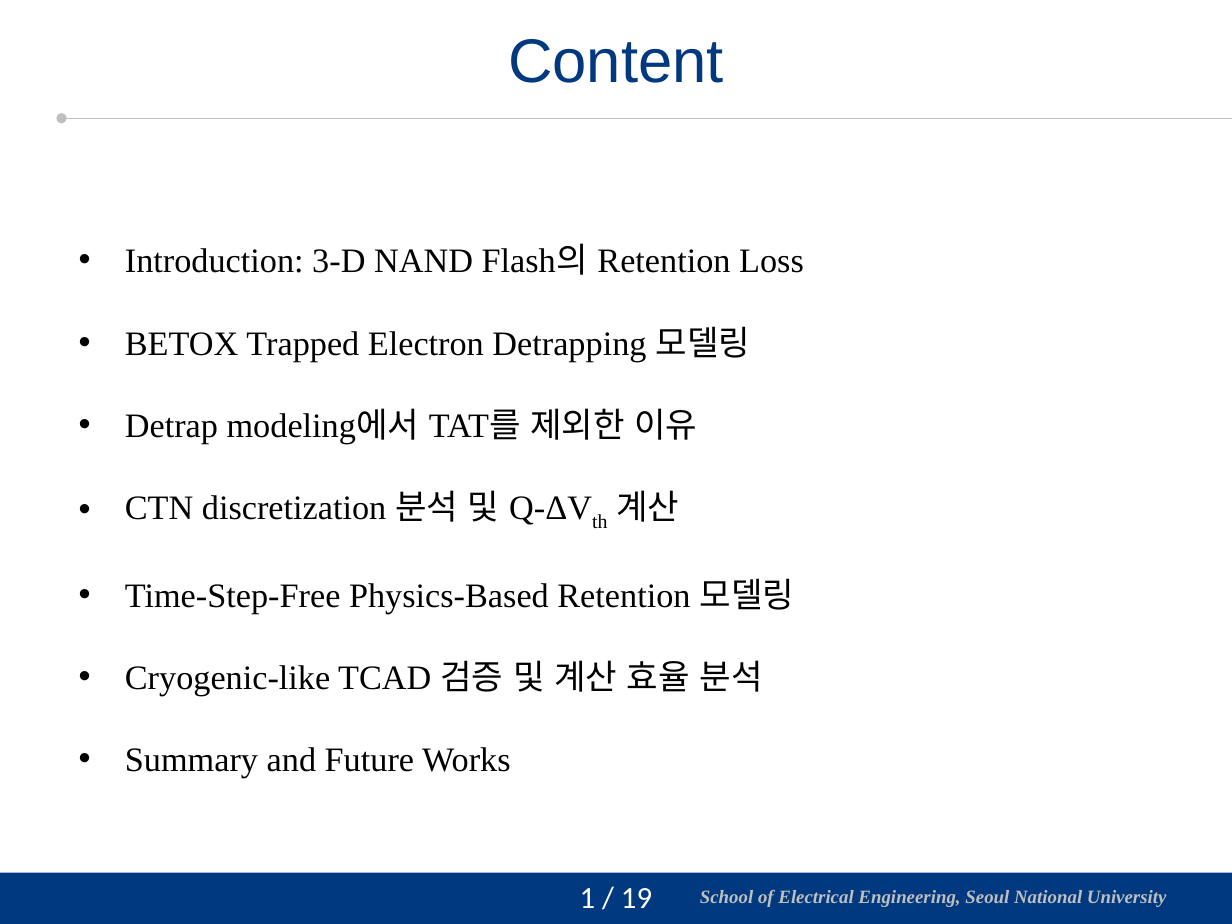
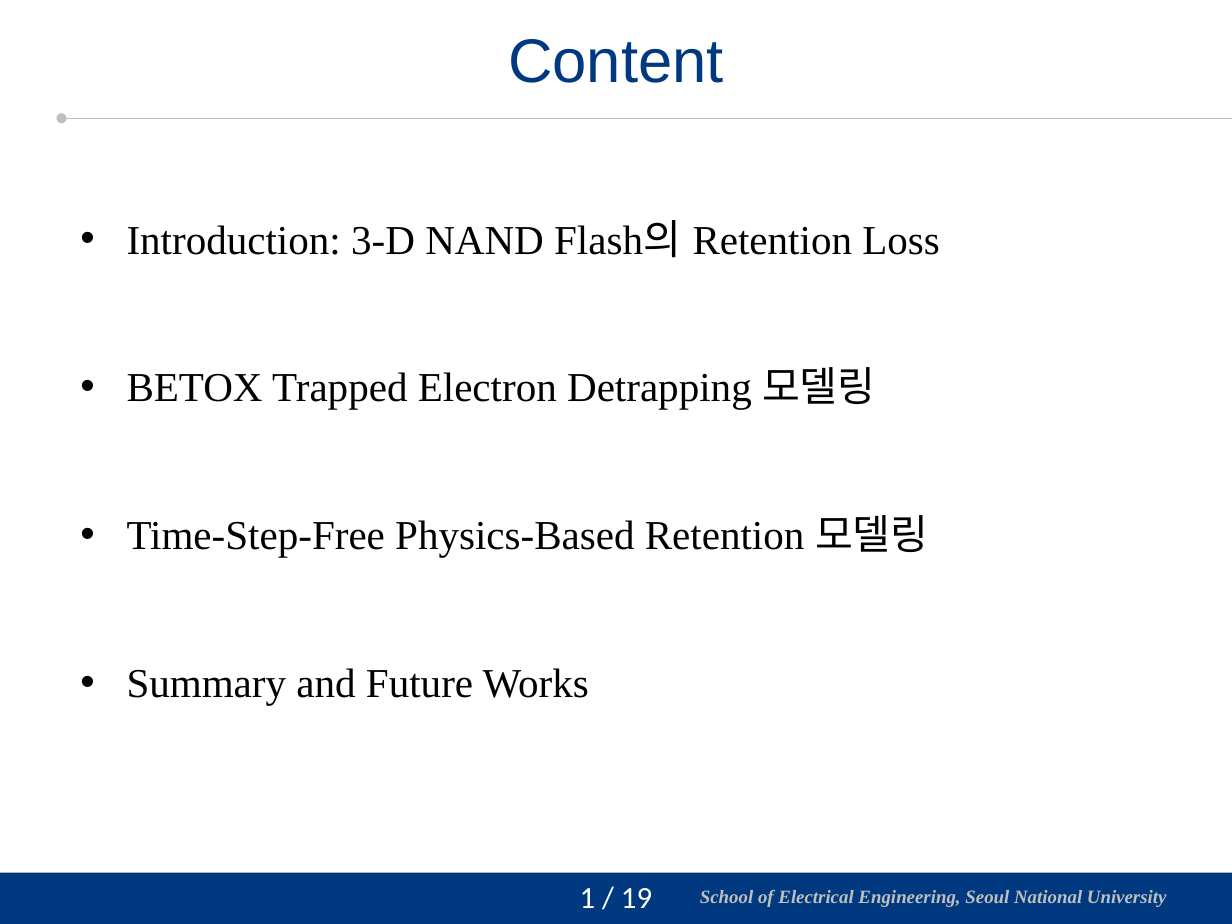
Before and after one commit to vectorcont62-dev/Graduation-SNU-MS, a slide deck: slide 2 of 진명 석사졸업 연구 정리 - 피드백 반영.pptx. Drawn at 1232x924 pixels with LibreOffice and Linux fonts; fonts in the diff are those of the drawing; background and template pictures are left out. Boxes give left, top, right and bottom in pixels: in the first picture for what was removed or moved away, otherwise in the second. Text is boxed around its words. In the diff, an @@ line names an element or a change of style, - is before the commit and + after.

```diff
--- a/진명 석사졸업 연구 정리 - 피드백 반영.pptx
+++ b/진명 석사졸업 연구 정리 - 피드백 반영.pptx
@@ text "Introduction: 3-D NAND Flash의 Retention ...": place and size @@
-text "Introduction: 3-D NAND Flash의 Retention ..." at (125,245,804,778)
+text "Introduction: 3-D NAND Flash의 Retention ..." at (127,221,940,705)
@@ text "Introduction: 3-D NAND Flash의 Retention ..." at (127,221,940,705): size 20 to 24 pt @@
@@ text at (125,408,697,525): paragraphs removed @@
-• Detrap modeling에서 TAT를 제외한 이유
-• CTN discretization 분석 및 Q-ΔVth 계산
@@ text at (125,660,762,696): paragraph removed @@
-• Cryogenic-like TCAD 검증 및 계산 효율 분석
```
Also in this commit, not shown: 6 other slides changed, 1 slide added, 1 slide removed, 1 other file.
